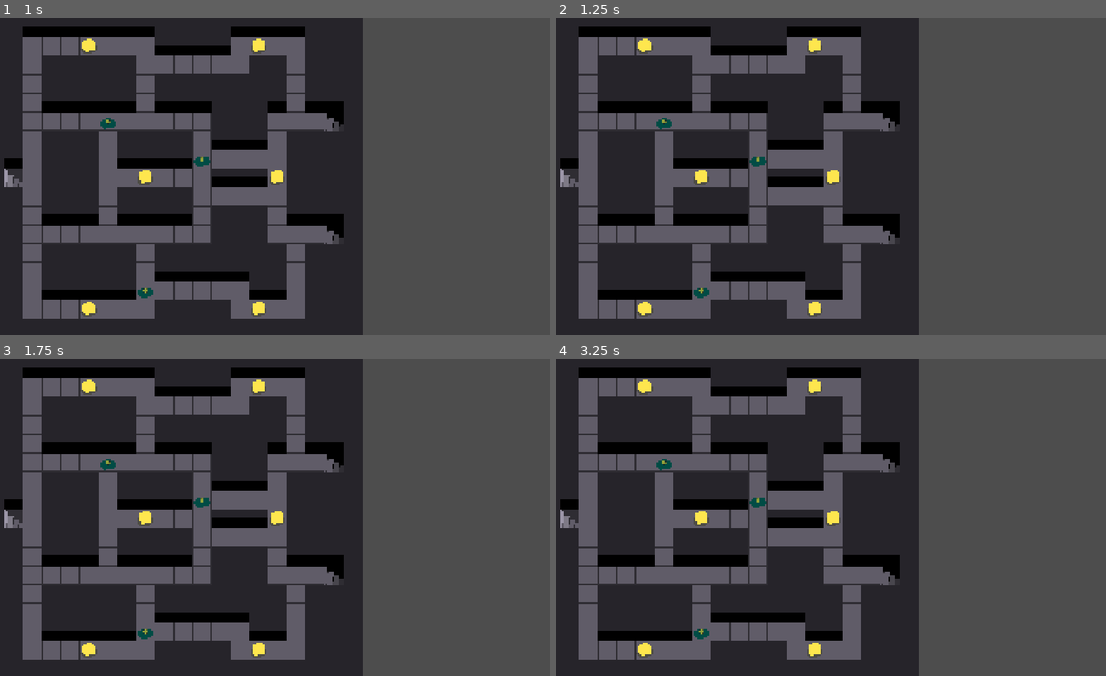
Above: before the commit, frames 1-4 (two rows, left to right).
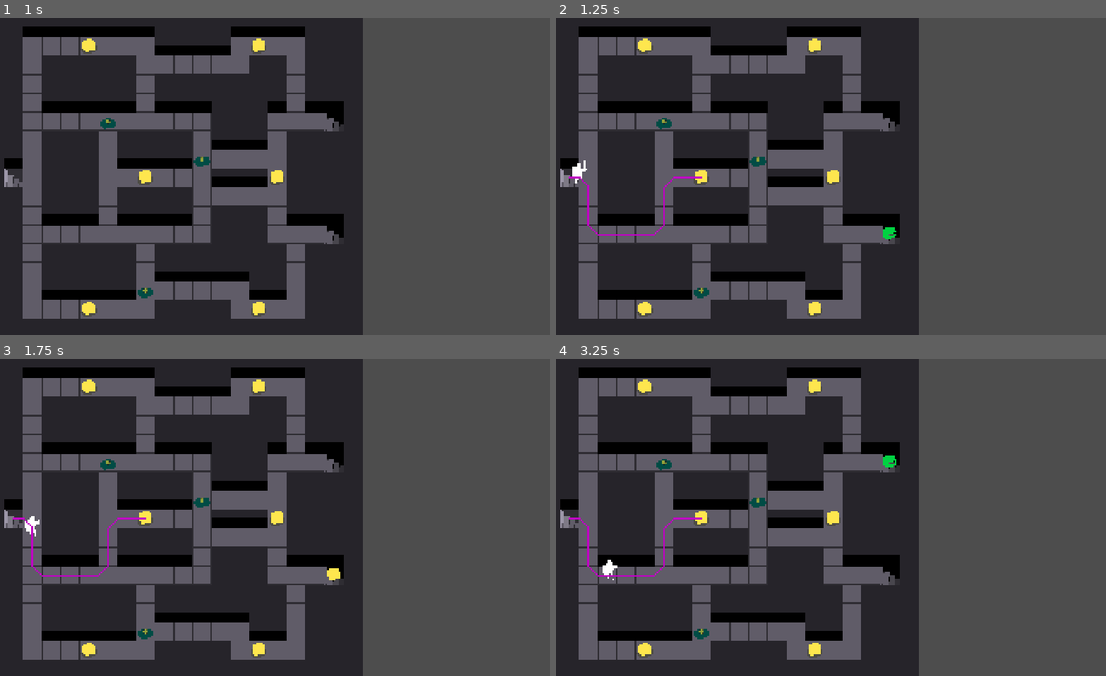
Above: after the commit, the same moments.

Repository: NunoDasNeves/igc-jam-godot-template
Game: Godot game, scene res://main.tscn
The game is run twice, just before and just after one commit, with the same random seed, the same clock (stepped at 60 frames per second) and the same inputs.
Inputs:
- Up to frame 1 (1 s): tap Enter at 0.5 s; hold D (Right) from 0.53 s (still down); tap Z (Attack) at 0.6 s
- Up to frame 2 (1.25 s): keep holding D (Right)
- Up to frame 3 (1.75 s): release D (Right) at 1.28 s; hold S (Down) from 1.28 s (still down); tap X (Interact) at 1.35 s
- Up to frame 4 (3.25 s): release S (Down) at 2.03 s; hold D (Right) 2.03-2.78 s; hold K 2.03-2.78 s; tap Space at 2.75 s; hold W (Up) from 2.78 s (still down); tap Z (Attack) at 2.85 s

Frame 1 is identical in both runs. In frame 2, 0.4% of the frame differs, in the area x 2-62%, y 44-70%; in frame 3, 0.4%, in the area x 2-62%, y 49-70%; in frame 4, 0.4%.
Error before the commit: Trying to assign value of type 'StaticBody2D' to a variable of type 'entity_class.gd'. (res://world.gd:101)

Commit message:
change sight orb to be a CharacterBody2D like the other Entities

Diff:
--- a/entities/sight_orb/sight_orb.tscn
+++ b/entities/sight_orb/sight_orb.tscn
@@ -6,7 +6,7 @@
 [sub_resource type="CircleShape2D" id="CircleShape2D_eytlg"]
 radius = 5.45894
 
-[node name="SightOrb" type="StaticBody2D"]
+[node name="SightOrb" type="CharacterBody2D"]
 script = ExtResource("1_eytlg")
 
 [node name="StaticBody2D" type="TextureRect" parent="."]
Not shown: 1 places in main.tscn that only renumber resources
